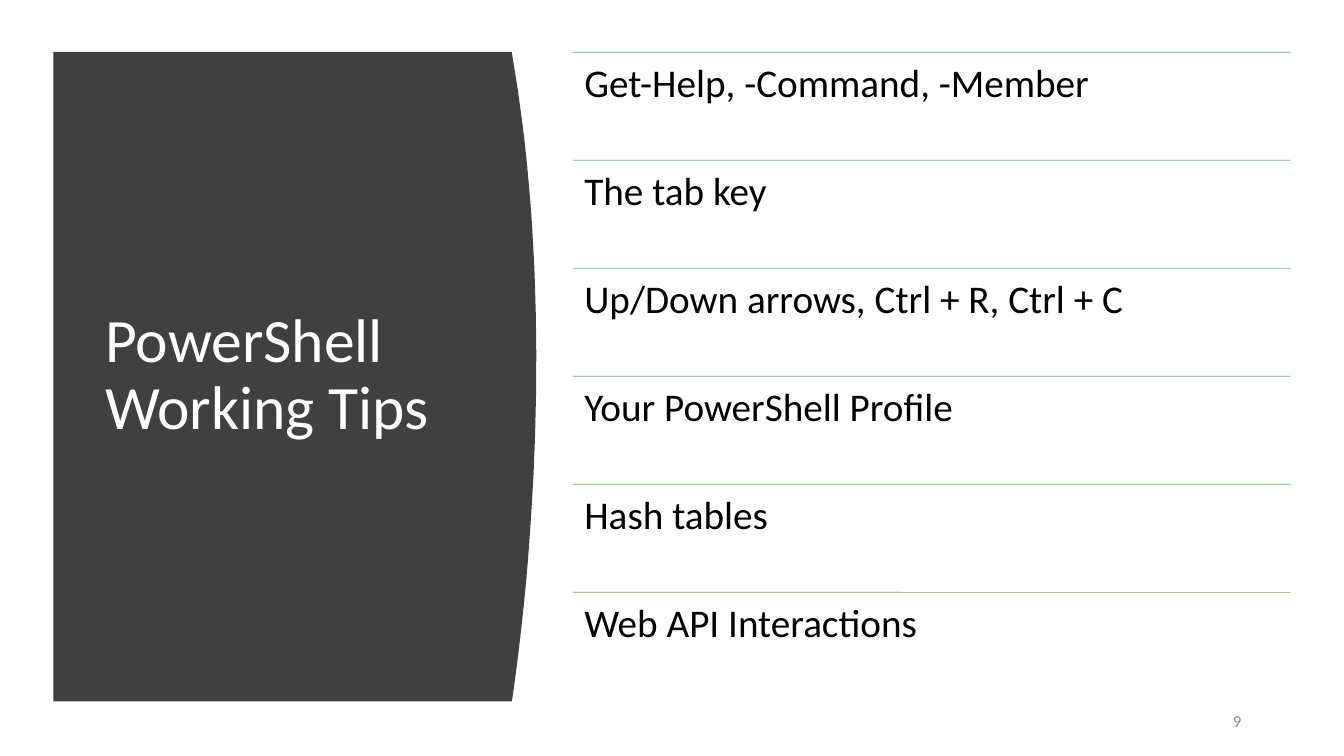
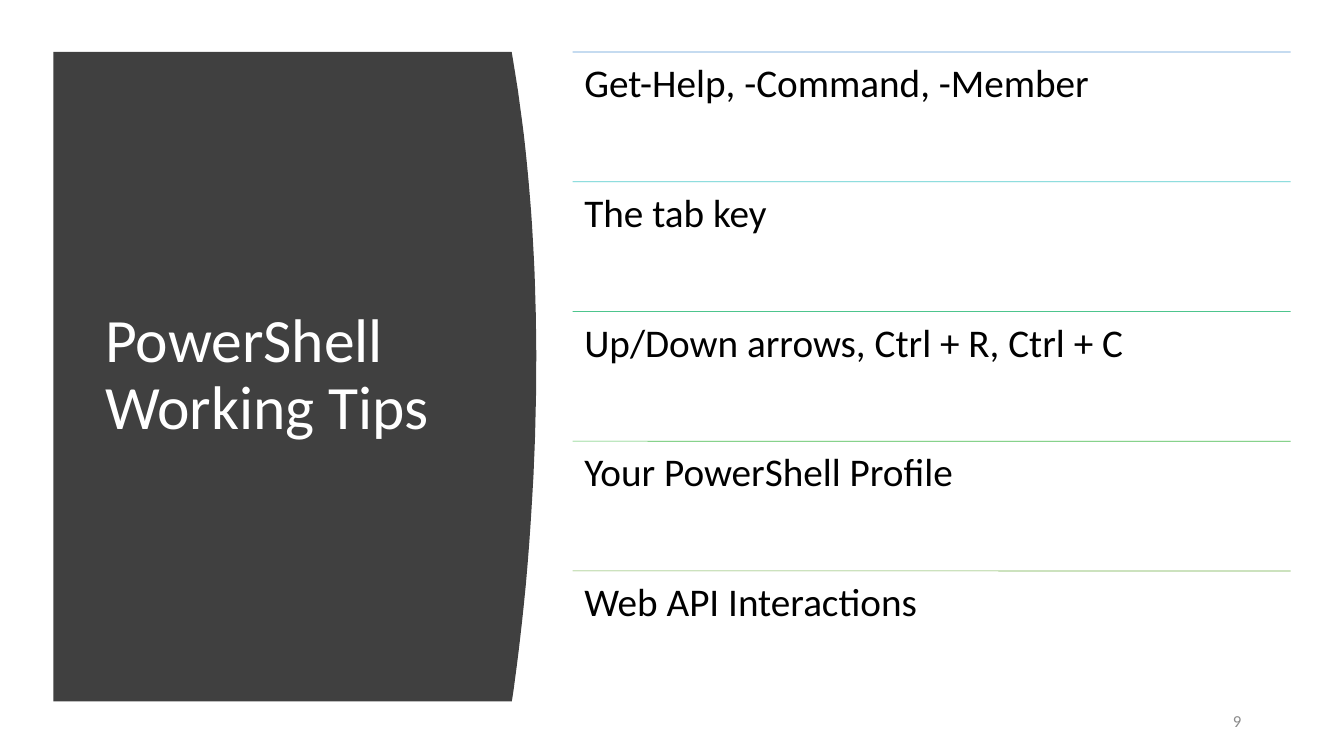
Before and after one commit to KurtKroeker/powershell, a slide deck: slide 9 of presentations/PowerShell_Presentation.pptx. Drawn at 1344x756 pixels with LibreOffice and Linux fonts; fonts in the diff are those of the drawing. Boxes give left, top, right and bottom in pixels: in the first picture for what was removed or moved away, otherwise in the second. Text is boxed around its words. In the diff, an @@ line names an element or a change of style, - is before the commit and + after.

```diff
--- a/presentations/PowerShell_Presentation.pptx
+++ b/presentations/PowerShell_Presentation.pptx
@@ text "The tab key": place and size @@
-text "The tab key" at [584,177,766,212]
+text "The tab key" at [584,199,766,234]
@@ line moved from (573, 160) - (1291, 160) to (573, 181) - (1291, 181) @@
@@ line (573, 181) - (1291, 181): stroke #55C3CF 0.5 pt to #54CCCD 0.5 pt @@
@@ text "Up/Down arrows, Ctrl + R, ...": place and size @@
-text "Up/Down arrows, Ctrl + R, ..." at [584,285,1123,320]
+text "Up/Down arrows, Ctrl + R, ..." at [584,329,1123,364]
@@ line moved from (573, 268) - (1291, 268) to (573, 312) - (1291, 312) @@
@@ line (573, 312) - (1291, 312): stroke #50C8A7 0.5 pt to #4DC58D 0.5 pt @@
@@ line removed from (573, 376) to (1291, 376) @@
@@ text "Your PowerShell Profile": place and size @@
-text "Your PowerShell Profile" at [584,393,953,422]
+text "Your PowerShell Profile" at [584,458,953,487]
@@ line moved from (573, 484) - (1291, 484) to (573, 442) - (1291, 442) @@
@@ line (573, 442) - (1291, 442): stroke #4ABA46 0.5 pt to #48BB4F 0.5 pt @@
@@ text removed at [584,501,768,530] @@
-Hash tables
@@ text "Web API Interactions": place and size @@
-text "Web API Interactions" at [584,609,917,638]
+text "Web API Interactions" at [584,588,917,617]
@@ line moved from (573, 593) - (1291, 593) to (573, 571) - (1291, 571) @@
```
Also in this commit, not shown: 3 other slides changed, 10 other files.
